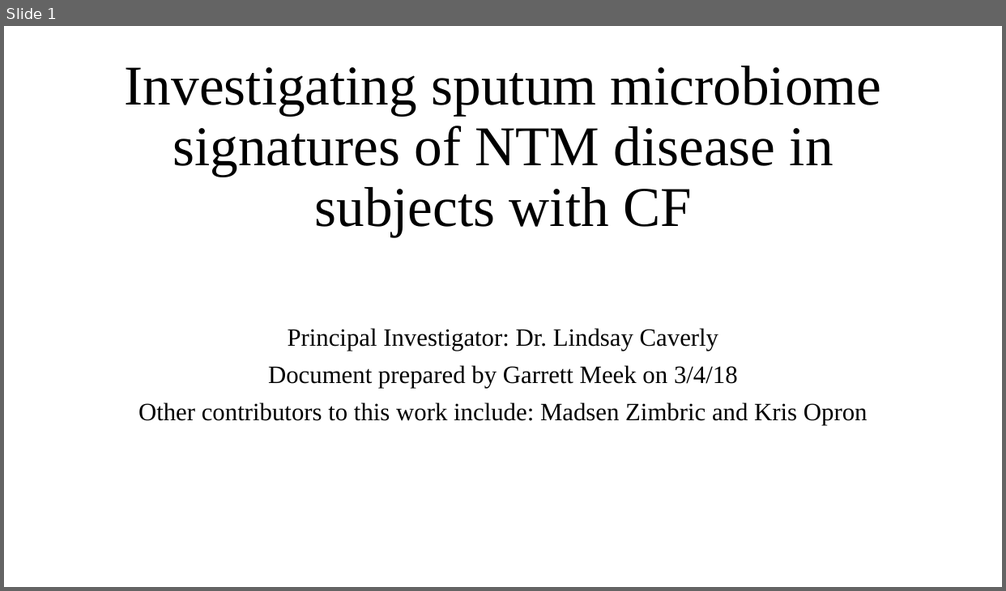
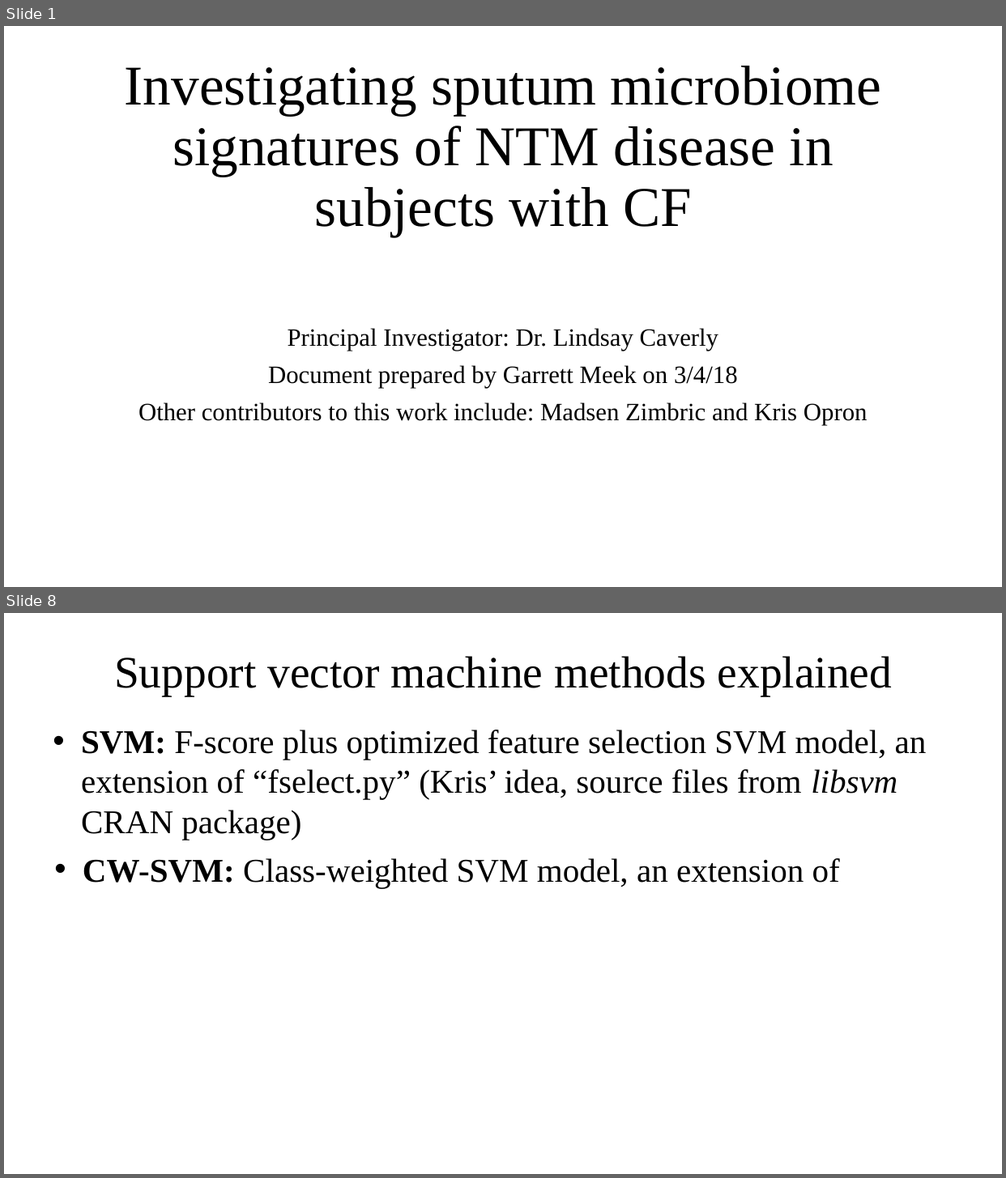
Before and after one commit to um-cf-microbiome/ml4cf, a slide deck: figures/src_files/NTM_Update_3_5_18.pptx. Shown one above the other, each under a label of ours: slide 1 before the commit, slides 1 and 8 after it; the slides between them are not shown. The pictures are 1006x591 and 1006x1178 pixels, drawn with LibreOffice and Linux fonts; fonts in the diff are those of the drawing. Boxes give left, top, right and bottom in pixels: in the first picture for what was removed or moved away, otherwise in the second. Text is boxed around its words. In the diff, an @@ line names an element or a change of style, - is before the commit and + after.

```diff
--- a/figures/src_files/NTM_Update_3_5_18.pptx
+++ b/figures/src_files/NTM_Update_3_5_18.pptx
@@ slide 8 added at (x1=4, y1=613, x2=1002, y2=1174), background #FFFFFF @@
@@ title added at (x1=114, y1=656, x2=892, y2=696), 43.2 pt, text #000000 @@
+Support vector machine methods explained
@@ text added at (x1=81, y1=730, x2=927, y2=839), 32 pt, text #000000 @@
+• SVM: F-score plus optimized feature selection SVM model, an extension of “fselect.py” (Kris’ idea, source files from libsvm CRAN package)
@@ text added at (x1=83, y1=858, x2=840, y2=888), 32 pt, text #000000 @@
+• CW-SVM: Class-weighted SVM model, an extension of
```
Also in this commit, not shown: 7 slides changed, 2 other slides added, 1 slide removed, 4 other files.
